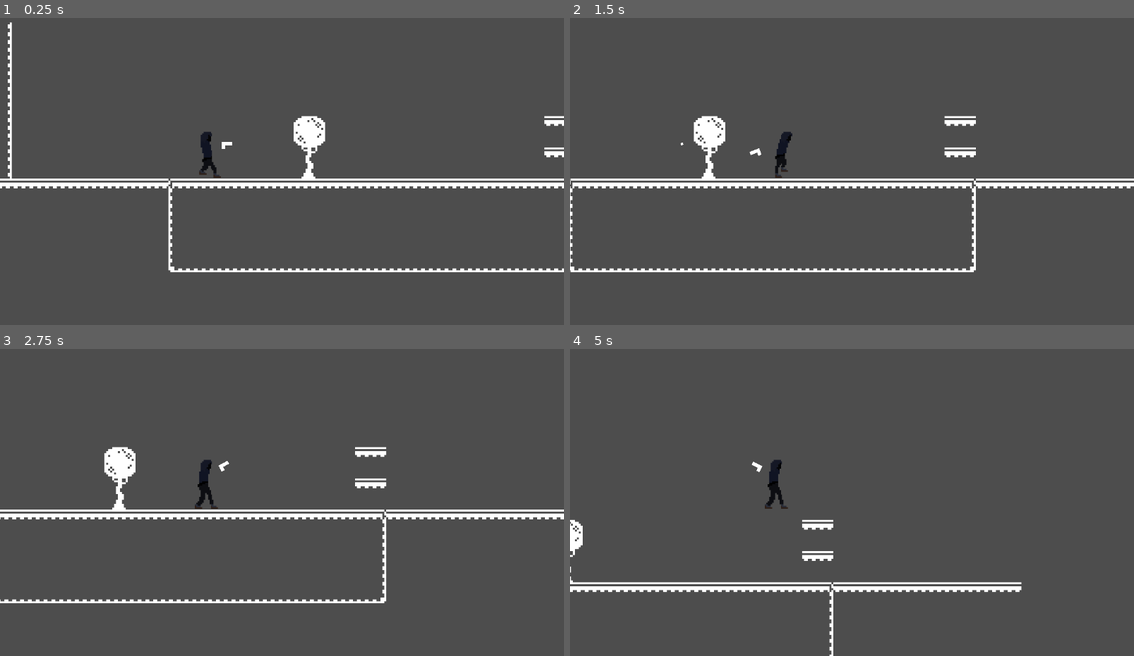
Above: before the commit, frames 1-4 (two rows, left to right).
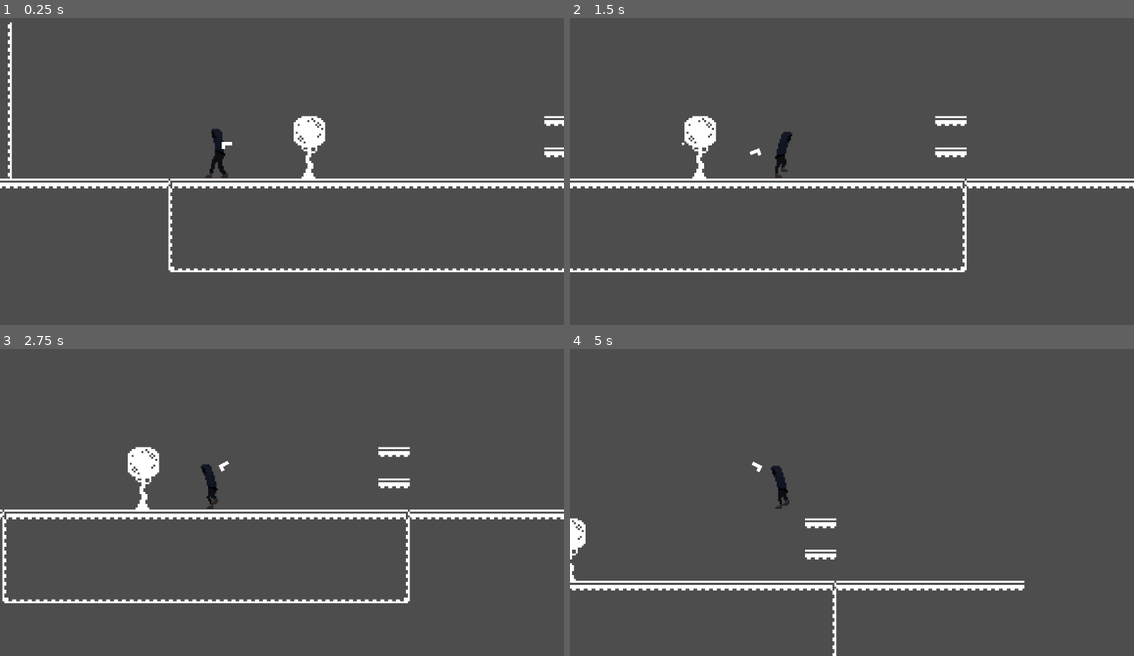
Above: after the commit, the same moments.

Repository: CarsonDecker24/2D-Platformer
Game: Godot game, scene res://level_1.tscn
Same seed, same stepped clock (60 frames per second), same inputs: the game is played once before the commit and once after it.
Inputs (mouse positions are in pixels of both pictures, inside the frame that each line leads up to):
- Up to frame 1 (0.25 s): no input
- Up to frame 2 (1.5 s): tap Enter at 0.5 s; move the mouse to (976, 150) at 0.52 s; hold D (move_right) from 0.53 s (still down); tap Shift (shift) at 0.6 s; tap W (jump) at 0.77 s; move the mouse to (739, 183) at 1.27 s; click (739, 183) at 1.35 s
- Up to frame 3 (2.75 s): tap W (jump) at 1.52 s; tap Shift (shift) at 1.55, 2.1 s; move the mouse to (338, 428) at 2.02 s; release D (move_right) at 2.03 s; hold A (move_left) from 2.03 s (still down)
- Up to frame 4 (5 s): move the mouse to (823, 560) at 2.77 s; release A (move_left) at 2.78 s; hold D (move_right) 2.78-4.28 s; tap Shift (shift) at 2.85, 3.8, 4.35 s; tap W (jump) at 3.02, 3.77, 4.52 s; move the mouse to (1021, 545) at 3.52 s; click (1021, 545) at 3.6 s; move the mouse to (682, 450) at 4.27 s; hold A (move_left) from 4.28 s (still down)

The runs differ from the first frame. In frame 1, 0.5% of the frame differs, in the area x 35-41%, y 36-53%; in frame 2, 1.9%; in frame 3, 2.4%; in frame 4, 2.9%, in the area x 0-81%, y 36-100%.

Commit message:
lateNightChanges 9/21/23

Diff:
--- a/AnimatedSprite2D.gd
+++ b/AnimatedSprite2D.gd
@@ -6,62 +6,157 @@
 	pass # Replace with function body.
 var current = "idle"
 var frameHolder=0
+var facing = "right"
+
+
 # Called every frame. 'delta' is the elapsed time since the previous frame.
 func _process(delta):
 
-	#idle state
-	if Input.is_action_just_pressed("move_right") and current == "idle":
-		current = "windupRightWalk"
+	#makes the player turn around if they where facing the other way before
+	if current == "idle":
+		if Input.is_action_pressed("move_left") and facing == "left":
+			current = "windupRightWalk"
+			play("windupRightWalk")
+		if Input.is_action_pressed("move_right") and facing == "right":
+			current = "windupRightWalk"
+			play("windupRightWalk")
+		elif Input.is_action_pressed("move_right") and facing=="left":
+			_quickturn()
+			play("turnIdle")
+			current="playThenWind"
+		elif Input.is_action_pressed("move_left") and facing=="right":
+			_quickturn()
+			play("turnIdle")
+			current = "playThenWind"
+
+	elif current== "playThenWind" and is_playing()==false:
+		current="windupRightWalk"
 		play("windupRightWalk")
-		#set up timer to track the current frame from 0
 
-	#inbetween idle and walking, aka windup
-	elif current == "windupRightWalk":
-			if Input.is_action_just_released("move_right"):
-				current = "unwindRightWalk"
+
+
+	if facing=="right":
+		_facingRight()
+	else:
+		_facingLeft()
+
+
+
+func _quickturn():
+	#flips the player
+		if facing=="right":
+			flip_h=true
+			facing="left"
+
+		elif facing=="left":
+			flip_h=false
+			facing="right"
+
+func _facingRight():
+	if current == "windupRightWalk":
+			if not Input.is_action_pressed("move_right"):
+				current = "playThenIdle"
 				frameHolder=frame
 				play_backwards("windupRightWalk")
-				set_frame_and_progress((9-frame),0.00)
-				$AnimationTimer.start
+				set_frame_and_progress(frame,0.00)
 			elif Input.is_action_pressed("move_right") and is_playing()==false:
 				play("walkingRight")
 				current = "walkingRight"
 			elif Input.is_action_just_pressed("move_left"):
-				#play("skidGoingRight")
+				play("skidGoingRight")
 				current = "skidRight"
+			elif is_playing()==false and not Input.is_action_pressed("move_right"):
+				current = "playThenIdle"
+				frameHolder=frame
+				play_backwards("windupRightWalk")
+				set_frame_and_progress(frame,0.00)
 
-	#walkingright
+	#if the player is walking right=====================================================
 	elif current == "walkingRight" :
 		if Input.is_action_just_pressed("move_left"):
 			current= "skidRight"
 			play("skidRight")
-		elif Input.is_action_just_released("move_right"):
-			play("unwindRightWalk")
-			current = "unwindRightWalk"
+		elif not Input.is_action_pressed("move_right"):
+			play("windupRightWalk")
+			current = "windupRightWalk"
 		elif Input.is_action_just_pressed("shift"):
 			#play windupRightRun
 			#current = "windupRightRun"
 			print("play run windup")
 
-
-	#walkingright to idle, aka unwinding
-	elif (current == "unwindRightWalk" or current=="skidTransmissionRight") and is_playing()==false:
+	#if the player is stopping during the starting to walk animation=========================================
+	elif current=="playThenIdle" and is_playing()==false:
 			play("idle")
 			current = "idle"
 
+	#if the player is skidding to the right=====================================================
 	elif current=="skidRight":
-		if get_parent().activemovespeed!=0:
+		if get_parent().activemovespeed>0:
 			play("skidingRight")
-
-		else:
-			play("skidTransmissionRight")
-			current="skidTransmissionRight"
+		elif get_parent().activemovespeed<=0:
+			play("turnLeftSkid")
+			current = "turnLeftSkid"
 
 
-	print(current)
-	pass
+	elif current == "turnLeftSkid":
+		if is_playing()==false:
+			_quickturn()
+			play("walkingRight")
+			current="walkingRight"
 
 
-func _on_animation_timer_timeout():
 
-	pass # Replace with function body.
+
+func _facingLeft():
+	if current == "windupRightWalk":
+			if not Input.is_action_pressed("move_left"):
+				current = "playThenIdle"
+				frameHolder=frame
+				play_backwards("windupRightWalk")
+				set_frame_and_progress((frame),0.00)
+				print(frame)
+			elif Input.is_action_pressed("move_left") and is_playing()==false:
+				play("walkingRight")
+				current = "walkingRight"
+			elif Input.is_action_just_pressed("move_right"):
+				play("skidGoingRight")
+				current = "skidRight"
+			elif is_playing()==false and not Input.is_action_pressed("move_left"):
+				current = "playThenIdle"
+				frameHolder=frame
+				play_backwards("windupRightWalk")
+				set_frame_and_progress((frame),0.00)
+
+
+	#if the player is walking right=====================================================
+	elif current == "walkingRight" :
+		if Input.is_action_just_pressed("move_right"):
+			current= "skidRight"
+			play("skidRight")
+		elif not Input.is_action_pressed("move_left"):
+			play("windupRightWalk")
+			current = "windupRightWalk"
+		elif Input.is_action_just_pressed("shift"):
+			#play windupRightRun
+			#current = "windupRightRun"
+			print("play run windup")
+
+	#if the player is stopping during the starting to walk animation=========================================
+	elif current=="playThenIdle" and is_playing()==false:
+			play("idle")
+			current = "idle"
+
+	#if the player is skidding to the right=====================================================
+	elif current=="skidRight":
+		if get_parent().activemovespeed<0:
+			play("skidingRight")
+		elif get_parent().activemovespeed>=0:
+			play("turnLeftSkid")
+			current = "turnLeftSkid"
+
+
+	elif current == "turnLeftSkid":
+		if is_playing()==false:
+			_quickturn()
+			play("walkingRight")
+			current="walkingRight"
--- a/Player.gd
+++ b/Player.gd
@@ -44,13 +44,14 @@
 	# As good practice, you should replace UI actions with custom gameplay actions.
 	var direction = Input.get_axis("move_left", "move_right")
 	if direction and activemovespeed<100 and activemovespeed>-100:
-		acceleration = direction * SPEED/10
+		acceleration = direction * 30
 
-	activemovespeed=acceleration + activemovespeed
-	if acceleration>0:acceleration= acceleration -SPEED/20
-	if acceleration<0: acceleration = acceleration + SPEED/20
-	if activemovespeed<0: activemovespeed=activemovespeed+SPEED/20
-	if activemovespeed>0: activemovespeed=activemovespeed-SPEED/20
+		activemovespeed=acceleration + activemovespeed
+	if acceleration>0:acceleration= acceleration -10
+	if acceleration<0: acceleration = acceleration +10
+	if activemovespeed<0: activemovespeed=activemovespeed+10
+	if activemovespeed>0: activemovespeed=activemovespeed-10
+
 
 	velocity.x=activemovespeed
 	#print(activemovespeed)
--- a/player.tscn
+++ b/player.tscn
@@ -16,26 +16,36 @@
 [ext_resource type="Texture2D" uid="uid://c2u3qmxbxcstl" path="res://Assets/player sprites/unwindRightWalk/unwindRightWalk3.png" id="6_7ihpc"]
 [ext_resource type="Texture2D" uid="uid://cwvvh2un2uo2d" path="res://Assets/player sprites/skidRight/sprite skid3.png" id="6_17q7j"]
 [ext_resource type="Texture2D" uid="uid://dvdoo7k2hholh" path="res://Assets/player sprites/walkRight/walkRight3.png" id="6_us1ey"]
-[ext_resource type="Texture2D" uid="uid://8f5j8btugyob" path="res://Assets/player sprites/skidTransitionRight/skidRefurbished06.png" id="7_7lmiy"]
 [ext_resource type="Texture2D" uid="uid://c8ok0fodwadse" path="res://Assets/player sprites/walkRight/walkRight4.png" id="7_7uk0q"]
 [ext_resource type="Texture2D" uid="uid://b4gs1b8mjdvwg" path="res://Assets/player sprites/unwindRightWalk/unwindRightWalk4.png" id="7_86fh3"]
 [ext_resource type="Texture2D" uid="uid://luad0lqxvssg" path="res://Assets/player sprites/skiddingRight/sprite skid3.png" id="7_io7qw"]
 [ext_resource type="Texture2D" uid="uid://by5f34oibm0l7" path="res://Assets/player sprites/skiddingRight/sprite skid4.png" id="8_7c5xq"]
 [ext_resource type="Texture2D" uid="uid://bp3wf0wi5nvmn" path="res://Assets/player sprites/walkRight/walkRight5.png" id="8_48irv"]
 [ext_resource type="Texture2D" uid="uid://ctp3grcpfl6ms" path="res://Assets/player sprites/unwindRightWalk/unwindRightWalk5.png" id="8_bq47u"]
-[ext_resource type="Texture2D" uid="uid://cf1e1xy6fkvuw" path="res://Assets/player sprites/skidTransitionRight/skidRefurbished07.png" id="8_hnb82"]
 [ext_resource type="Texture2D" uid="uid://bn3o0exnghlm1" path="res://Assets/player sprites/walkRight/walkRight6.png" id="9_hg5bj"]
-[ext_resource type="Texture2D" uid="uid://cu6gxkwiod244" path="res://Assets/player sprites/skidTransitionRight/skidRefurbished08.png" id="9_xyqkb"]
 [ext_resource type="Texture2D" uid="uid://dckejqfmpp588" path="res://Assets/player sprites/walkRight/walkRight7.png" id="10_2mcxb"]
 [ext_resource type="Texture2D" uid="uid://rqus61is0o2t" path="res://Assets/player sprites/windupRightWalk/windupRightW00.png" id="11_ugani"]
 [ext_resource type="Texture2D" uid="uid://cdc7m2vff8nj8" path="res://Assets/player sprites/windupRightWalk/windupRightW01.png" id="12_1mify"]
+[ext_resource type="Texture2D" uid="uid://g2uk5kqarcd5" path="res://Assets/player sprites/turnLeftWalk/turningLeftWalk0.png" id="12_conal"]
+[ext_resource type="Texture2D" uid="uid://dh7s0i4584h5h" path="res://Assets/player sprites/turnIdle/flipped again0.png" id="12_sxcsv"]
+[ext_resource type="Texture2D" uid="uid://bjaoomlmig2ag" path="res://Assets/player sprites/turnLeftWalk/turningLeftWalk1.png" id="13_5ipky"]
 [ext_resource type="Texture2D" uid="uid://c517qe0r0l8sl" path="res://Assets/player sprites/windupRightWalk/windupRightW02.png" id="13_n8var"]
+[ext_resource type="Texture2D" uid="uid://kqh0wxgy1v1v" path="res://Assets/player sprites/turnIdle/flipped again1.png" id="13_qsm1q"]
 [ext_resource type="Texture2D" uid="uid://yig0pc0g00wj" path="res://Assets/player sprites/windupRightWalk/windupRightW03.png" id="14_kc1vj"]
+[ext_resource type="Texture2D" uid="uid://cuttap8av02q" path="res://Assets/player sprites/turnIdle/flipped again2.png" id="14_uw01a"]
+[ext_resource type="Texture2D" uid="uid://d0275y8p4y8bf" path="res://Assets/player sprites/turnLeftWalk/turningLeftWalk2.png" id="14_wrnko"]
+[ext_resource type="Texture2D" uid="uid://0qfutbij3cpm" path="res://Assets/player sprites/turnIdle/flipped again3.png" id="15_s1bqa"]
+[ext_resource type="Texture2D" uid="uid://7tqe5qc14r2l" path="res://Assets/player sprites/turnLeftWalk/turningLeftWalk3.png" id="15_syrrb"]
 [ext_resource type="Texture2D" uid="uid://dnyvl01ougtpl" path="res://Assets/player sprites/windupRightWalk/windupRightW04.png" id="15_uc0gt"]
+[ext_resource type="Texture2D" uid="uid://myg64vi4d8eu" path="res://Assets/player sprites/turnIdle/flipped again4.png" id="16_cdwgn"]
 [ext_resource type="Texture2D" uid="uid://dd7roqjp3dw0u" path="res://Assets/player sprites/windupRightWalk/windupRightW05.png" id="16_ckrpn"]
+[ext_resource type="Texture2D" uid="uid://chia3lred63gh" path="res://Assets/player sprites/turnLeftWalk/turningLeftWalk4.png" id="16_xg2du"]
+[ext_resource type="Texture2D" uid="uid://cym3k30y5w3vh" path="res://Assets/player sprites/turnIdle/flipped again5.png" id="17_bstx5"]
 [ext_resource type="Texture2D" uid="uid://cgtfrs0gmw7um" path="res://Assets/player sprites/windupRightWalk/windupRightW06.png" id="17_mlba6"]
 [ext_resource type="Texture2D" uid="uid://cjeq02kihg6uc" path="res://Assets/player sprites/windupRightWalk/windupRightW07.png" id="18_c5v4d"]
+[ext_resource type="Texture2D" uid="uid://cyqqq3jswkm4t" path="res://Assets/player sprites/turnIdle/flipped again6.png" id="18_pfne1"]
 [ext_resource type="Texture2D" uid="uid://b6b2fio31mkqn" path="res://Assets/player sprites/windupRightWalk/windupRightW08.png" id="19_j50x8"]
+[ext_resource type="Texture2D" uid="uid://0q7bhmuehib4" path="res://Assets/player sprites/turnIdle/flipped again7.png" id="19_qx7gr"]
 [ext_resource type="Texture2D" uid="uid://bqa2syt7wbrlr" path="res://Assets/player sprites/windupRightWalk/windupRightW09.png" id="20_obmkk"]
 
 [sub_resource type="SpriteFrames" id="SpriteFrames_u6u7g"]
@@ -63,21 +73,7 @@
 }],
 "loop": false,
 "name": &"skidRight",
-"speed": 30.0
-}, {
-"frames": [{
-"duration": 1.0,
-"texture": ExtResource("7_7lmiy")
-}, {
-"duration": 1.0,
-"texture": ExtResource("8_hnb82")
-}, {
-"duration": 1.0,
-"texture": ExtResource("9_xyqkb")
-}],
-"loop": false,
-"name": &"skidTransmissionRight",
-"speed": 20.0
+"speed": 38.0
 }, {
 "frames": [{
 "duration": 1.0,
@@ -88,33 +84,82 @@
 }],
 "loop": true,
 "name": &"skidingRight",
+"speed": 20.0
+}, {
+"frames": [{
+"duration": 1.0,
+"texture": ExtResource("12_sxcsv")
+}, {
+"duration": 1.0,
+"texture": ExtResource("13_qsm1q")
+}, {
+"duration": 1.0,
+"texture": ExtResource("14_uw01a")
+}, {
+"duration": 1.0,
+"texture": ExtResource("15_s1bqa")
+}, {
+"duration": 1.0,
+"texture": ExtResource("16_cdwgn")
+}, {
+"duration": 1.0,
+"texture": ExtResource("17_bstx5")
+}, {
+"duration": 1.0,
+"texture": ExtResource("18_pfne1")
+}, {
+"duration": 1.0,
+"texture": ExtResource("19_qx7gr")
+}],
+"loop": false,
+"name": &"turnIdle",
+"speed": 60.0
+}, {
+"frames": [{
+"duration": 1.0,
+"texture": ExtResource("12_conal")
+}, {
+"duration": 1.0,
+"texture": ExtResource("13_5ipky")
+}, {
+"duration": 1.0,
+"texture": ExtResource("14_wrnko")
+}, {
+"duration": 1.0,
+"texture": ExtResource("15_syrrb")
+}, {
+"duration": 1.0,
+"texture": ExtResource("16_xg2du")
+}],
+"loop": false,
+"name": &"turnLeftSkid",
+"speed": 25.0
+}, {
+"frames": [{
+"duration": 1.0,
+"texture": ExtResource("3_wvr7d")
+}, {
+"duration": 1.0,
+"texture": ExtResource("4_hsekd")
+}, {
+"duration": 1.0,
+"texture": ExtResource("5_qcrkh")
+}, {
+"duration": 1.0,
+"texture": ExtResource("6_7ihpc")
+}, {
+"duration": 1.0,
+"texture": ExtResource("7_86fh3")
+}, {
+"duration": 1.0,
+"texture": ExtResource("8_bq47u")
+}, {
+"duration": 1.0,
+"texture": ExtResource("2_md6y6")
+}],
+"loop": false,
+"name": &"unwindRightWalk",
 "speed": 30.0
-}, {
-"frames": [{
-"duration": 1.0,
-"texture": ExtResource("3_wvr7d")
-}, {
-"duration": 1.0,
-"texture": ExtResource("4_hsekd")
-}, {
-"duration": 1.0,
-"texture": ExtResource("5_qcrkh")
-}, {
-"duration": 1.0,
-"texture": ExtResource("6_7ihpc")
-}, {
-"duration": 1.0,
-"texture": ExtResource("7_86fh3")
-}, {
-"duration": 1.0,
-"texture": ExtResource("8_bq47u")
-}, {
-"duration": 1.0,
-"texture": ExtResource("2_md6y6")
-}],
-"loop": false,
-"name": &"unwindRightWalk",
-"speed": 35.0
 }, {
 "frames": [{
 "duration": 1.0,
@@ -143,7 +188,7 @@
 }],
 "loop": true,
 "name": &"walkingRight",
-"speed": 35.0
+"speed": 40.0
 }, {
 "frames": [{
 "duration": 1.0,
@@ -178,7 +223,7 @@
 }],
 "loop": false,
 "name": &"windupRightWalk",
-"speed": 30.0
+"speed": 50.0
 }]
 
 [sub_resource type="CapsuleShape2D" id="CapsuleShape2D_upuir"]
@@ -194,7 +239,7 @@
 position = Vector2(1, -7)
 scale = Vector2(0.05, 0.05)
 sprite_frames = SubResource("SpriteFrames_u6u7g")
-animation = &"skidTransmissionRight"
+animation = &"turnIdle"
 script = ExtResource("3_14dt8")
 
 [node name="AnimationTimer" type="Timer" parent="AnimatedSprite2D"]
@@ -223,5 +268,3 @@
 [node name="BulletSpawn" type="Node2D" parent="Pivot/Sprite2D"]
 position = Vector2(1.14286, -0.571426)
 scale = Vector2(0.571429, 0.571429)
-
-[connection signal="timeout" from="AnimatedSprite2D/AnimationTimer" to="AnimatedSprite2D" method="_on_animation_timer_timeout"]
Binary file added: Assets/player sprites/turnIdle/flipped again0.png
Not shown, added: Assets/player sprites/turnIdle/flipped again0.png.import
Binary file added: Assets/player sprites/turnIdle/flipped again1.png
Not shown, added: Assets/player sprites/turnIdle/flipped again1.png.import
Binary file added: Assets/player sprites/turnIdle/flipped again2.png
Not shown, added: Assets/player sprites/turnIdle/flipped again2.png.import
Binary file added: Assets/player sprites/turnIdle/flipped again3.png
Not shown, added: Assets/player sprites/turnIdle/flipped again3.png.import
Binary file added: Assets/player sprites/turnIdle/flipped again4.png
Not shown, added: Assets/player sprites/turnIdle/flipped again4.png.import
Binary file added: Assets/player sprites/turnIdle/flipped again5.png
Not shown, added: Assets/player sprites/turnIdle/flipped again5.png.import
(and 15 more such lines)
